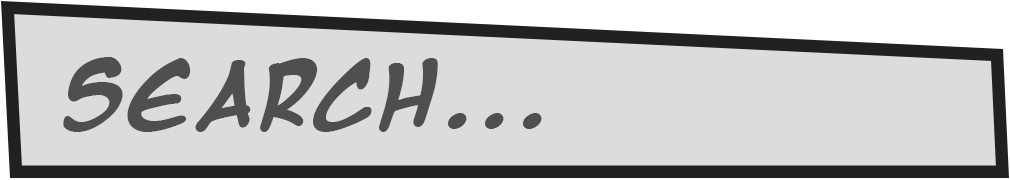
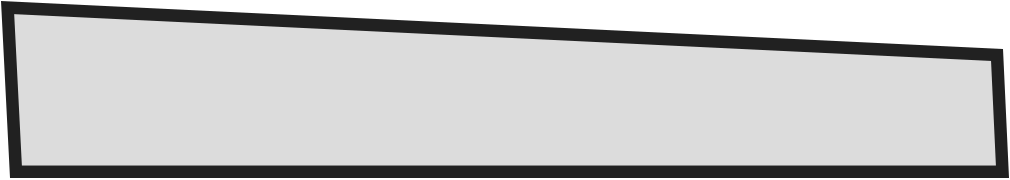
Two versions of the same layered image (1010x180). Layer-by-layer changes:
hid "Search..." over [63, 57, 542, 132]
